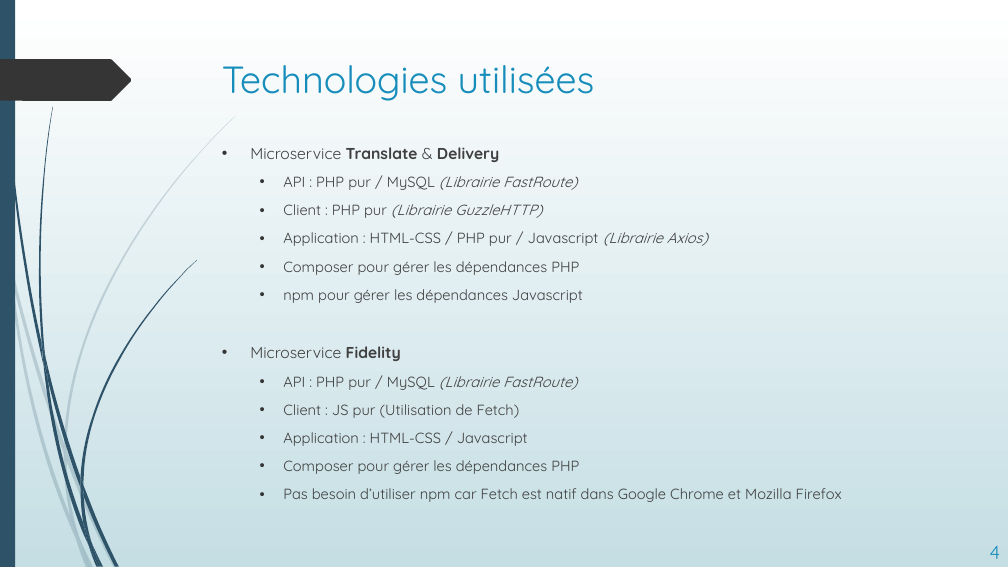
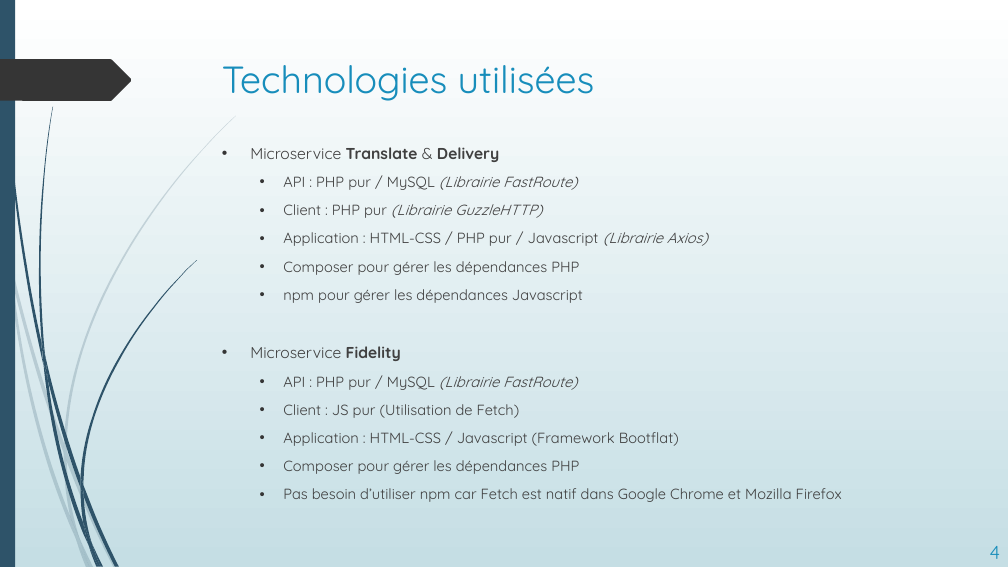
Before and after one commit to Thibault-Marchal/Fidelity, a slide deck: slide 5 of PowerPointProjetFINAL.pptx. Drawn at 1008x567 pixels with LibreOffice and Linux fonts; fonts in the diff are those of the drawing. Boxes give left, top, right and bottom in pixels: in the first picture for what was removed or moved away, otherwise in the second. Text is boxed around its words. In the diff, an @@ line names an element or a change of style, - is before the commit and + after.

```diff
--- a/PowerPointProjetFINAL.pptx
+++ b/PowerPointProjetFINAL.pptx
@@ text at [283,432,679,446]: text changed @@
-  • Application : HTML-CSS / Javascript
+  • Application : HTML-CSS / Javascript (Framework Bootflat)
```
